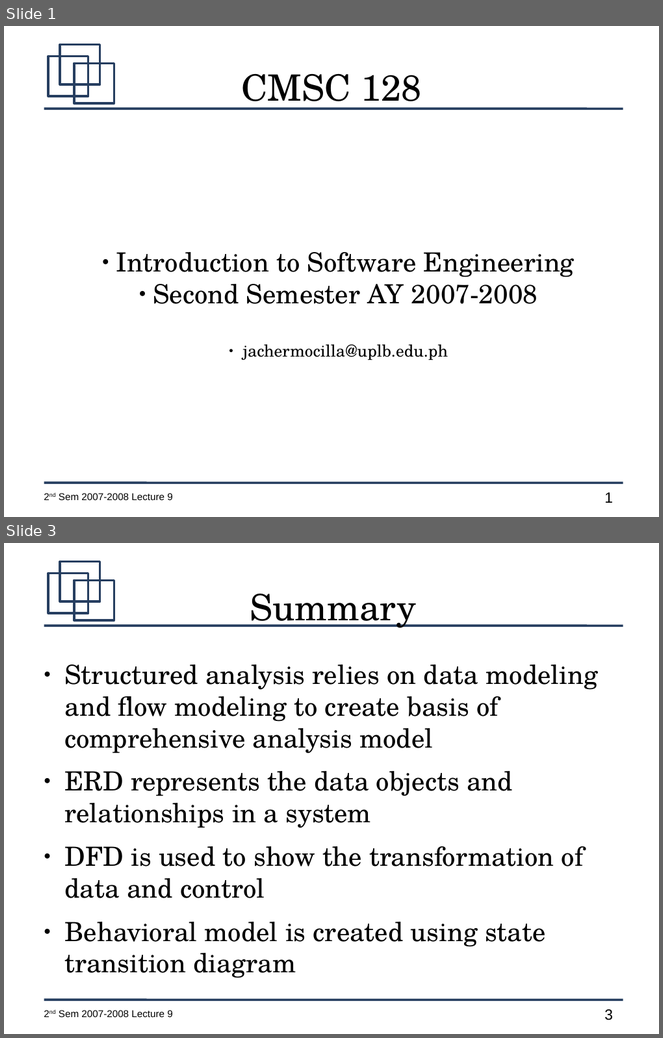
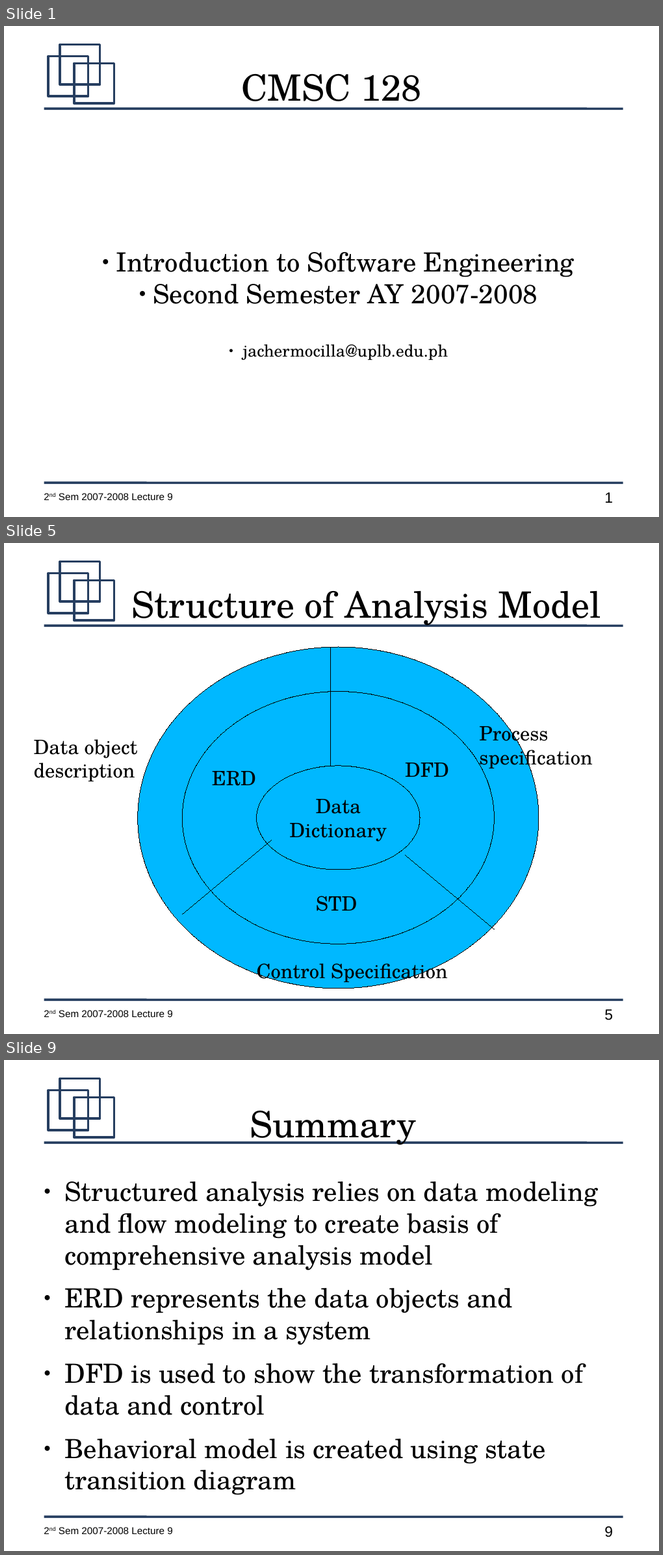
Before and after one commit to jachermocilla/jach-homepage, a slide deck: CMSC128-2nd-Sem-2007-L10.odp. Shown one above the other, each under a label of ours: slides 1 and 3 before the commit, slides 1, 5 and 9 after it; the slides between them are not shown. The pictures are 663x1038 and 663x1555 pixels, drawn with LibreOffice and Linux fonts; fonts in the diff are those of the drawing. Boxes give left, top, right and bottom in pixels: in the first picture for what was removed or moved away, otherwise in the second. Text is boxed around its words. In the diff, an @@ line names an element or a change of style, - is before the commit and + after.

```diff
--- a/CMSC128-2nd-Sem-2007-L10.odp
+++ b/CMSC128-2nd-Sem-2007-L10.odp
@@ slide 5 added at (4,543,659,1034), background #FFFFFF; not listed: 7 template elements that a slide beside it also shows @@
@@ title added at (132,591,601,627), 44 pt, text #000000 @@
+Structure of Analysis Model
@@ ellipse added at (138,647,539,989), fill #00B8FF, outline #000000 0 pt @@
@@ line added from (331, 647) to (331, 766), #000000 0 pt @@
@@ ellipse added at (182,692,495,944), fill #00B8FF, outline #000000 0 pt @@
@@ text added at (479,721,592,771), 24 pt, text #000000 @@
+Process specification
@@ text added at (34,739,138,782), 24 pt, text #000000 @@
+Data object description
@@ text added at (212,771,256,786), 24 pt, text #000000 @@
+ERD
@@ ellipse added at (257,766,420,870), fill #00B8FF, outline #000000 0 pt, 24 pt, text #000000 @@
+Data Dictionary
@@ text added at (405,763,449,777), 24 pt, text #000000 @@
+DFD
@@ line added from (272, 840) to (182, 915), #000000 0 pt @@
@@ line added from (405, 855) to (495, 930), #000000 0 pt @@
@@ text added at (316,896,357,912), 24 pt, text #000000 @@
+STD
@@ text added at (257,961,447,985), 24 pt, text #000000 @@
+Control Specification
@@ what was slide 3 is now slide 9 @@
@@ page number at (605,1527,613,1538): text changed @@
-3
+9
```
Also in this commit, not shown: 1 slide changed, 6 other slides added, 1 slide removed.
